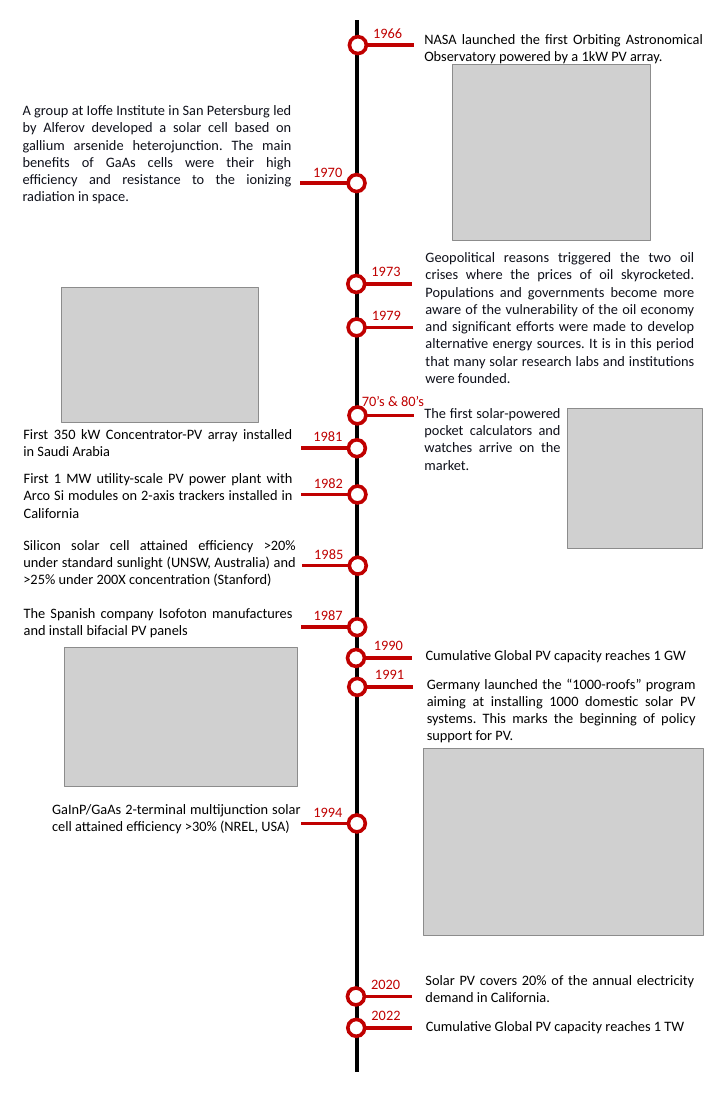
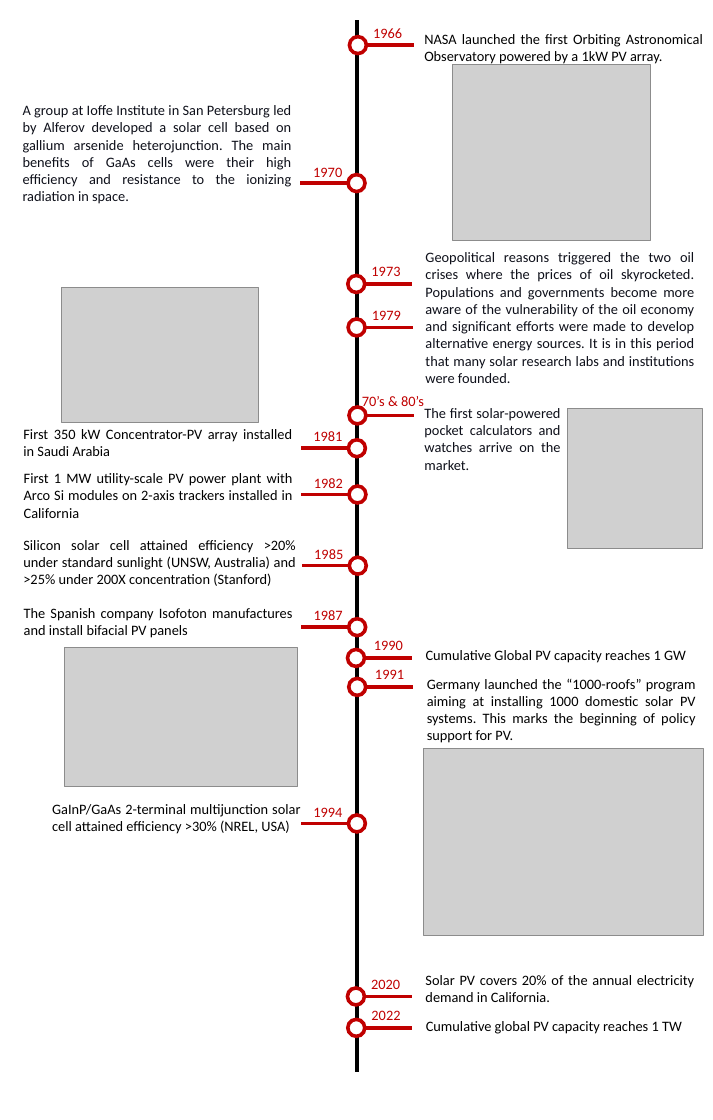
Before and after one commit to martavp/pv-textbook, a slide deck: slide 2 of Figures/Chapter_01/drawings/Fig_PV_history.pptx. Drawn at 713x1120 pixels with LibreOffice and Linux fonts; fonts in the diff are those of the drawing; grey boxes stand for pictures; background and template pictures are left out. Boxes give left, top, right and bottom in pixels: in the first picture for what was removed or moved away, otherwise in the second. Text is boxed around its words. In the diff, an @@ line names an element or a change of style, - is before the commit and + after.

```diff
--- a/Figures/Chapter_01/drawings/Fig_PV_history.pptx
+++ b/Figures/Chapter_01/drawings/Fig_PV_history.pptx
@@ text at [426,1021,682,1034]: text changed @@
-Cumulative Global PV capacity reaches 1 TW
+Cumulative global PV capacity reaches 1 TW
```
Also in this commit, not shown: 30 other files.
